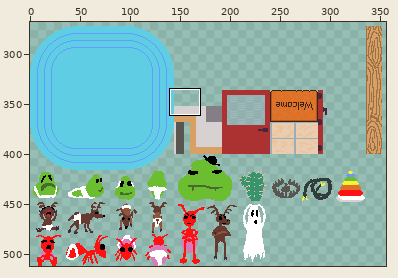
Sprite sheet: assets/TestMap.png. The first picture is a wide view before the edit; the outline marks the close-up.
Close-up. First the earlier version:
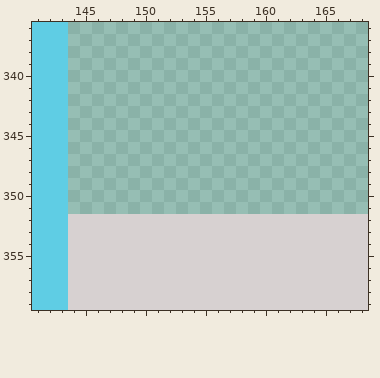
The file is 512x512 pixels. Shown: x 141..168, y 336..359. The wide view leaves out empty margins.
After:
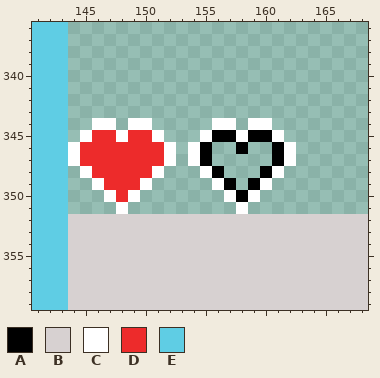
Palette (. is transparent): A #000000  B #d7d1d1  C #ffffff  D #ed2b2b  E #5fcde4
Change:
y 344: x 146..147 .. -> CC; x 149..150 .. -> CC; x 156..157 .. -> CC; x 159..160 .. -> CC
y 345: x 145..151 ....... -> CDDCDDC; x 155..161 ....... -> CAACAAC
y 346: x 144..152 ......... -> CDDDDDDDC; x 154..155 .. -> CA; x 158 . -> A; x 161..162 .. -> AC
y 347: x 144..152 ......... -> CDDDDDDDC; x 154..155 .. -> CA; x 161..162 .. -> AC
y 348: x 145..151 ....... -> CDDDDDC; x 155..156 .. -> CA; x 160..161 .. -> AC
y 349: x 146..150 ..... -> CDDDC; x 156..157 .. -> CA; x 159..160 .. -> AC
y 350: x 147..149 ... -> CDC; x 157..159 ... -> CAC
y 351: x 148 . -> C; x 158 . -> C
Changed places in both close-ups, as pixel boxes (x1, y1, x2, y2):
added: (68, 118, 296, 214)
